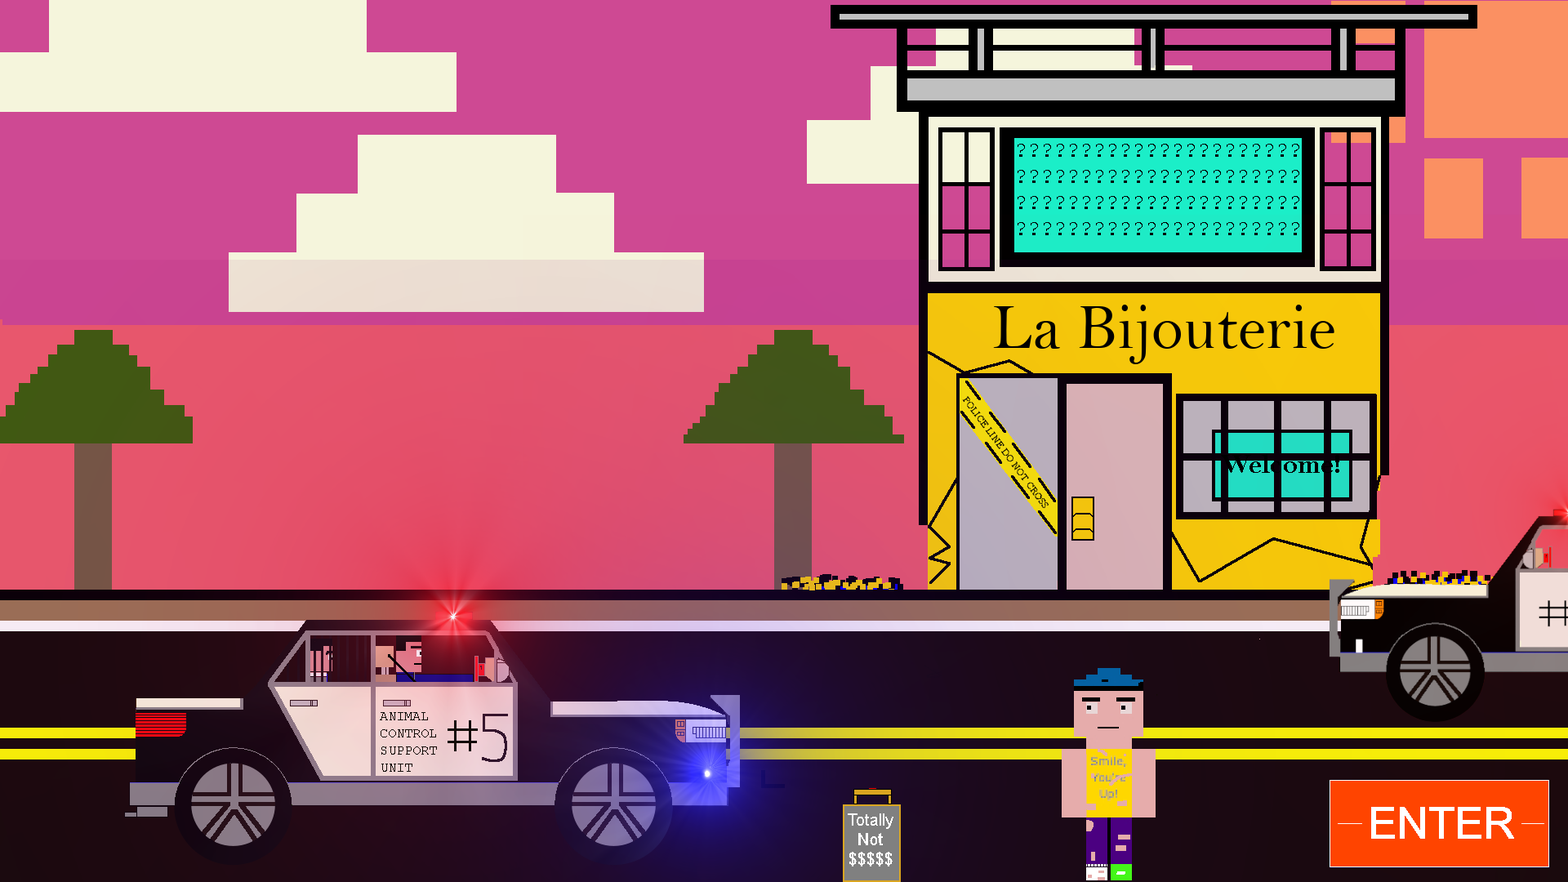
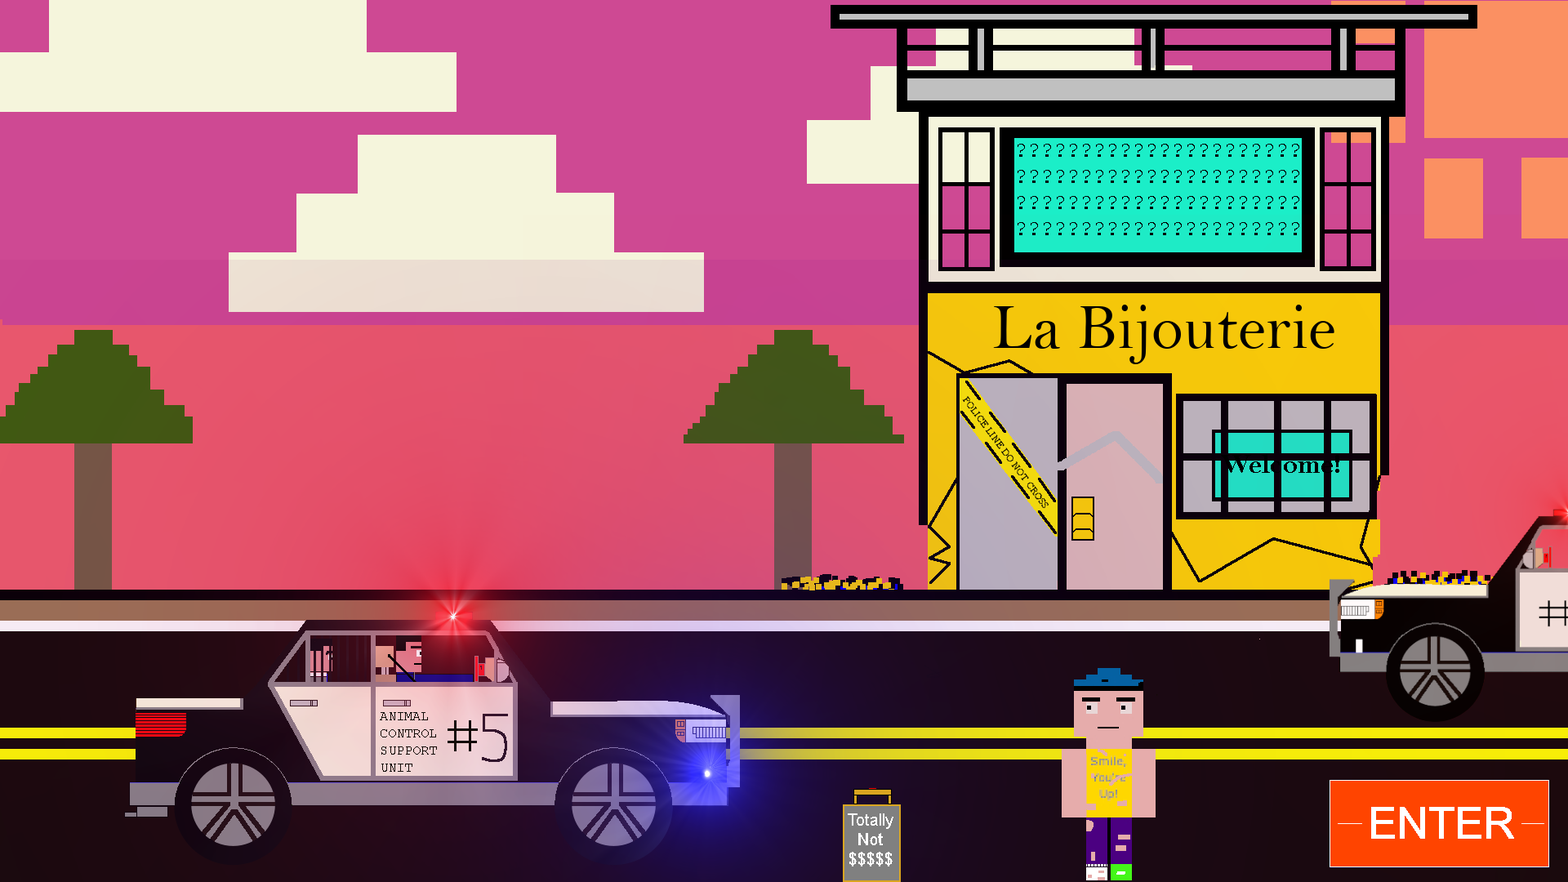
Layered file, before and after one edit (1568 × 882). Changes by layer:
added layer "Background copy #8" above "Background copy #7" over [761, 431, 1163, 789]
hid "Background copy #7" over [761, 431, 1163, 789]